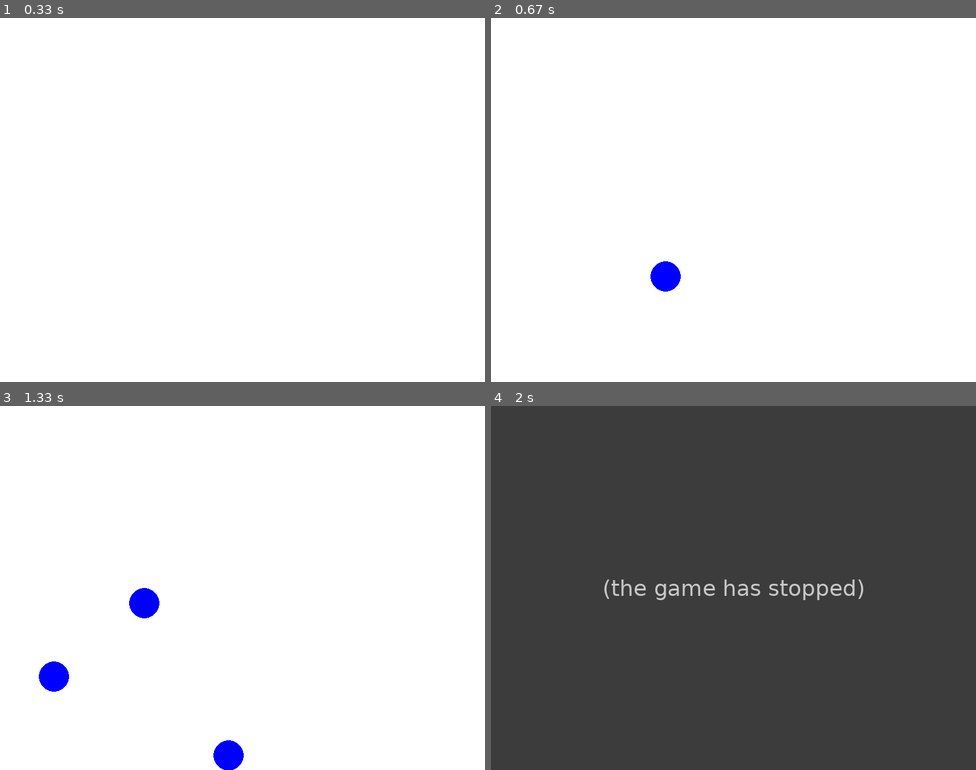
Above: before the commit, frames 1-4 (two rows, left to right).
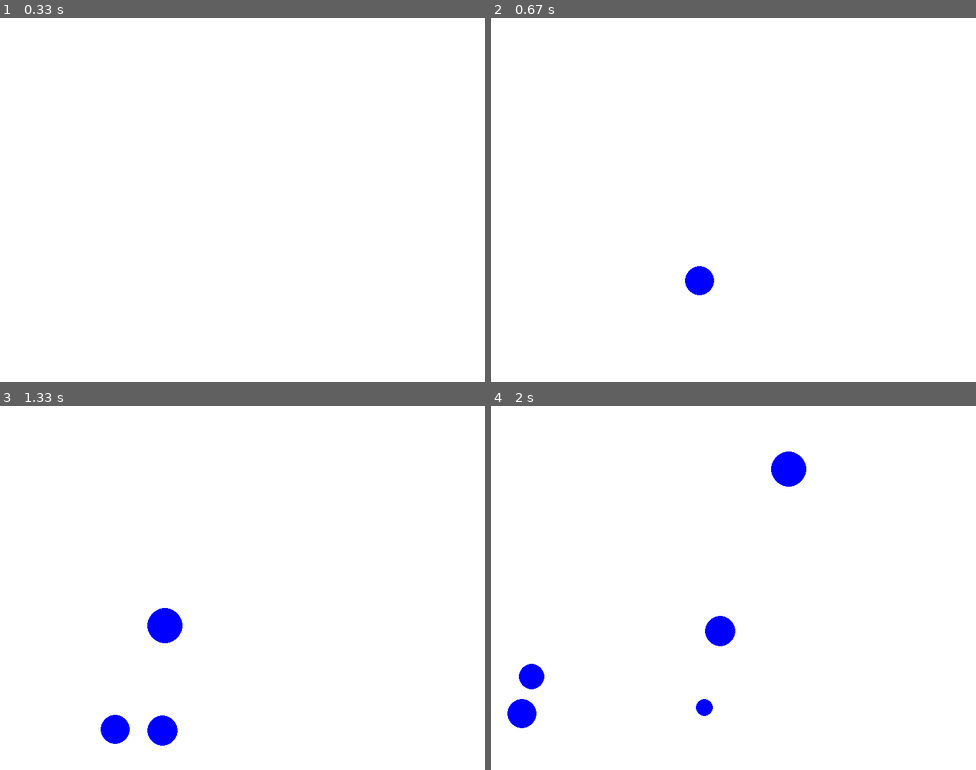
Above: after the commit, the same moments.

Repository: Lurtus/Ball_game_pygame
Game: pygame game, started from BallGame4.py
Same seed, same stepped clock (60 frames per second), same inputs: the game is played once before the commit and once after it.
Inputs (mouse positions are in pixels of both pictures, inside the frame that each line leads up to):
- Up to frame 1 (0.33 s): no input
- Up to frame 2 (0.67 s): press the mouse at (733, 221) at 0.37 s; move the mouse to (675, 214) at 0.47 s; release the mouse at (617, 203) at 0.6 s
- Up to frame 3 (1.33 s): click (92, 675) at 0.72 s; press the mouse at (92, 675) at 1.03 s; move the mouse to (77, 624) at 1.13 s; release the mouse at (67, 577) at 1.27 s
- Up to frame 4 (2 s): press the mouse at (583, 675) at 1.37 s; move the mouse to (748, 697) at 1.47 s; release the mouse at (917, 726) at 1.6 s; press the mouse at (583, 675) at 1.7 s; move the mouse to (723, 613) at 1.8 s; release the mouse at (859, 555) at 1.93 s

Frame 1 is identical in both runs. In frame 2, 0.8% of the frame differs, in the area x 32-46%, y 66-77%; in frame 3, 2.5%; in frame 4, 100%, in the area x 0-100%, y 0-100%.
Error before the commit: ValueError: operands could not be broadcast together with shapes (4,) (2,) (BallGame4.py li...; the game stopped at 1.37 s (later frames are placeholders)

Commit message:
Add files via upload

Diff:
--- a/BallGame4.py
+++ b/BallGame4.py
@@ -30,39 +30,34 @@
 #Classess:
 class Ball(pygame.sprite.Sprite):
 
-    def __init__(self, coords,radius, nbr):
+    def __init__(self, coords, nbr):
         super(Ball,self).__init__()
-        self.surf = pygame.Surface([2*radius,2*radius])
+
+
+        self.radius = random.randint(10,40)
+
+        #self.radius = 25
+        self.mass = self.radius
+
+        self.surf = pygame.Surface([2*self.radius,2*self.radius])
         self.surf.fill([255,255,255])
         self.surf.set_colorkey([255,255,255], RLEACCEL) #Masks the white color. #which color is transparent. RLEACCEL optional, faster rendering on non-acclerated displays
 
-        self.radius = radius
         self.rect = self.surf.get_rect(center = coords)
-        self.coords = np.array(self.rect)
-        self.mass = 1
+        self.coords = coords
 
-        #self.speed = random.randint(5,20)
-        self.speed = 5
+        self.speed = random.randint(5,15)
+
         theta = random.uniform(0,np.pi*2)
-
-#        if nbr == 0:
-#            theta = 0
-#        else:
-#            theta = np.pi/2
-
         self.veldir = np.array([np.cos(theta), np.sin(theta)])
 
         self.nbr = nbr
 
     def update(self):
 
-
-        vel = np.round(self.speed*self.veldir)
-        self.rect.move_ip(vel) #Kanske blir avrundingsfel här? Bollar hamnar utanför skärmen ibland.
-
-        self.coords = np.round(np.array([self.rect[0]+(self.radius+1)/2, self.rect[1]+(self.radius+1)/2])) #Plus 1 or not on radius?
-
-        #self.coords = self.coords + vel
+        vel = self.speed*self.veldir
+        self.coords = self.coords + vel
+        self.rect.move_ip([self.coords[0]-self.rect.x,self.coords[1]-self.rect.y   ])
 
         if self.coords[0]-self.radius < 0 or self.coords[0]+self.radius >= SCREEN_WIDTH:
             self.veldir[0] = -self.veldir[0]
@@ -76,16 +71,17 @@
 
 #Function which computes the new velocities of two balls after collision
 #Not to self, should be possible to generalize if multiple collisions occurs simultanously.
-#Only works for m1=m2 and when d = 0 for some reason. (This case is quite easy to implement by cheating...)
 def collision(ball1, ball2,d):
 
     #Find collision vector, defined from center of ball2 to collision point
+
     coll_dir = (ball2.coords-ball1.coords)
+
     coll_dir = coll_dir/(np.sqrt(coll_dir[0]**2+coll_dir[1]**2))
 
     #Solve second degree equation to compute magnitude of collision force
-    v1 = np.round(ball1.speed*ball1.veldir)
-    v2 = np.round(ball2.speed*ball2.veldir)
+    v1 = ball1.speed*ball1.veldir
+    v2 = ball2.speed*ball2.veldir
 
     relv = v2-v1
     speed_relv = np.sqrt(relv[0]**2+relv[1]**2)
@@ -93,141 +89,35 @@
     m1 = ball1.mass
     m2 = ball2.mass
 
-    di = speed_relv*d/ ( (m1**2+m2**2)/(2*m1) )
+    di = (m1+m2)*speed_relv*d*( 2*m1/(m1*m2+m2**2))
 
     sp1 = v1[0]*coll_dir[0]+v1[1]*coll_dir[1]
     sp2 = -v2[0]*coll_dir[0]-v2[1]*coll_dir[1]
 
-    p = 2*m1*m2/(m1**2+m2**2)*(sp1 + sp2)
+    p = 2*m1/(m1+m2)*(sp1 + sp2)
 
-    per = 2
-    if di > 0.25*p**2:
-        di = 0.25*p**2 - per
+    if di > 0.25*p**2: #To prevent complex roots. What does complex roots imply?
+        di = (1-1e-6)*0.25*p**2
 #        pdb.set_trace()
-
-
 
     k1 = -p/2 + 0.5*np.sqrt(p**2-4*di)
     k2 = -p/2 - 0.5*np.sqrt(p**2-4*di)
-
 
     if p < 0.0:
         k = k1
     else:
         k = k2
+
+
     v1_new = v1+k*coll_dir
     v2_new = v2-k*coll_dir*m2/m1
 
-#    v1_new = np.round(v1_new)
-#    v2_new = np.round(v2_new)
-
-#
-
-
-
-    #Algorithm to perserve kinetic energy due to round off error
-    speed1_b = np.sqrt(v1[0]**2+v1[1]**2)
-    speed2_b = np.sqrt(v2[0]**2+v2[1]**2)
-    K_b = 0.5*m1*speed1_b**2 + 0.5*m2*speed2_b**2
-
-
-    speed1_a = np.sqrt(v1_new[0]**2+v1_new[1]**2)
-    speed2_a = np.sqrt(v2_new[0]**2+v2_new[1]**2)
-
-    K_a = 0.5*m1*speed1_a**2 + 0.5*m2*speed2_a**2
-
-#    print(K_a)
-#    print(K_b)
-
-#    if abs(K_a -K_b - di) > 1:
-#        print(K_a)
-#        print(K_b)
-#        pdb.set_trace()
-
-
-#    print(k1)
-#    print(k2)
-#    print(k)
-#    print('----------')
-    #pdb.set_trace()
-    #Update the velocities of ball1 and ball2
-    #I should not alter the attributes directly, but rather define set and get commands...
-
-
-
-
-#    v1_new_k1 = v1+k1*coll_dir
-#    v2_new_k1 = v2-k1*coll_dir*m1/m2
-#
-#    v1_new_k2 = v1+k2*coll_dir
-#    v2_new_k2 = v2-k2*coll_dir*m1/m2
-#
-#    speed1 = np.sqrt(v1[0]**2+v1[1]**2)
-#    speed2 = np.sqrt(v2[0]**2+v2[1]**2)
-#
-#
-#    speed1_k1 = np.sqrt(v1_new_k1[0]**2+v1_new_k1[1]**2)
-#    speed2_k1 = np.sqrt(v2_new_k1[0]**2+v2_new_k1[1]**2)
-#
-#    speed1_k2 = np.sqrt(v1_new_k2[0]**2+v1_new_k2[1]**2)
-#    speed2_k2 = np.sqrt(v2_new_k2[0]**2+v2_new_k2[1]**2)
-#
-#    if speed1_k1 < speed1:
-#        v1_new = v1_new_k1
-#    elif speed1_k2 < speed1 :
-#        v1_new = v1_new_k2
-#    else:
-#        print(speed1)
-#        print(speed1_k1)
-#        print(speed1_k2)
-#
-#        if speed1_k1 < speed1_k2:
-#            v1_new = v1_new_k1
-#        else:
-#            v1_new = v1_new_k2
-#
-##        pdb.set_trace()
-#
-#    if speed2_k1 < speed2:
-#        v2_new = v2_new_k1
-#    elif speed2_k2 < speed2:
-#        v2_new = v2_new_k2
-#    else:
-#        print(speed2)
-#        print(speed2_k1)
-#        print(speed2_k2)
-#
-#        if speed1_k1 < speed1_k2:
-#            v2_new = v1_new_k1
-#        else:
-#            v2_new = v1_new_k2
-
-        #pdb.set_trace()
-#    print(speed1)
-#    print(speed2)
-
-
-    ball1.speed = np.sqrt(v1_new[0]**2 + v1_new[1]**2 ) #Should be conserved when d = 0
-    ball2.speed = np.sqrt(v2_new[0]**2 + v2_new[1]**2 ) # should be conserved when d = 0
-
-    print(ball1.speed)
-    print(ball2.speed)
-    #Could actually be due to round off errors and the pixel size approach?
+    ball1.speed = np.sqrt(v1_new[0]**2 + v1_new[1]**2 )
+    ball2.speed = np.sqrt(v2_new[0]**2 + v2_new[1]**2 )
 
     ball1.veldir = v1_new/ball1.speed
     ball2.veldir = v2_new/ball2.speed
 
-    #Positions should be updated such that new position is outside the balls
-    #(what if this position collides whith another ball?) This will also increase the speed momentarily...
-
-#    print(k1)
-#    print(k2)
-#    print(p)
-#    print(k)
-#    pdb.set_trace()
-    print('--------')
-#    tm.sleep(10)
-    #pdb.set_trace()
 
 #Main game:
 
@@ -240,7 +130,7 @@
 clock = pygame.time.Clock()
 running = True
 
-coll_dissipation = 0
+coll_dissipation = 10
 nbr = 0
 
 coll_prevframe = [] #list of integers keeping track if balls were colliding in previous frame or not.
@@ -260,7 +150,8 @@
             coords = np.array(pygame.mouse.get_pos())
             #print(coords)
             #pygame.draw.circle(screen, [0,0,255], coords, 25)
-            new_ball = Ball(coords, radius,nbr)
+
+            new_ball = Ball(coords,nbr)
             balls.add(new_ball)
             nbr +=1
 
@@ -271,9 +162,6 @@
 
     for ball in balls:
         screen.blit(ball.surf,ball.rect)
-
-
-
 
         if len(other_balls) > 1:
 
@@ -295,10 +183,10 @@
 
         totK += 0.5*ball.mass*ball.speed**2
 
-    print(totK)
+    #print(totK)
 
     balls.update()
 
 
     pygame.display.flip()
-    clock.tick(100)
+    clock.tick(40)
